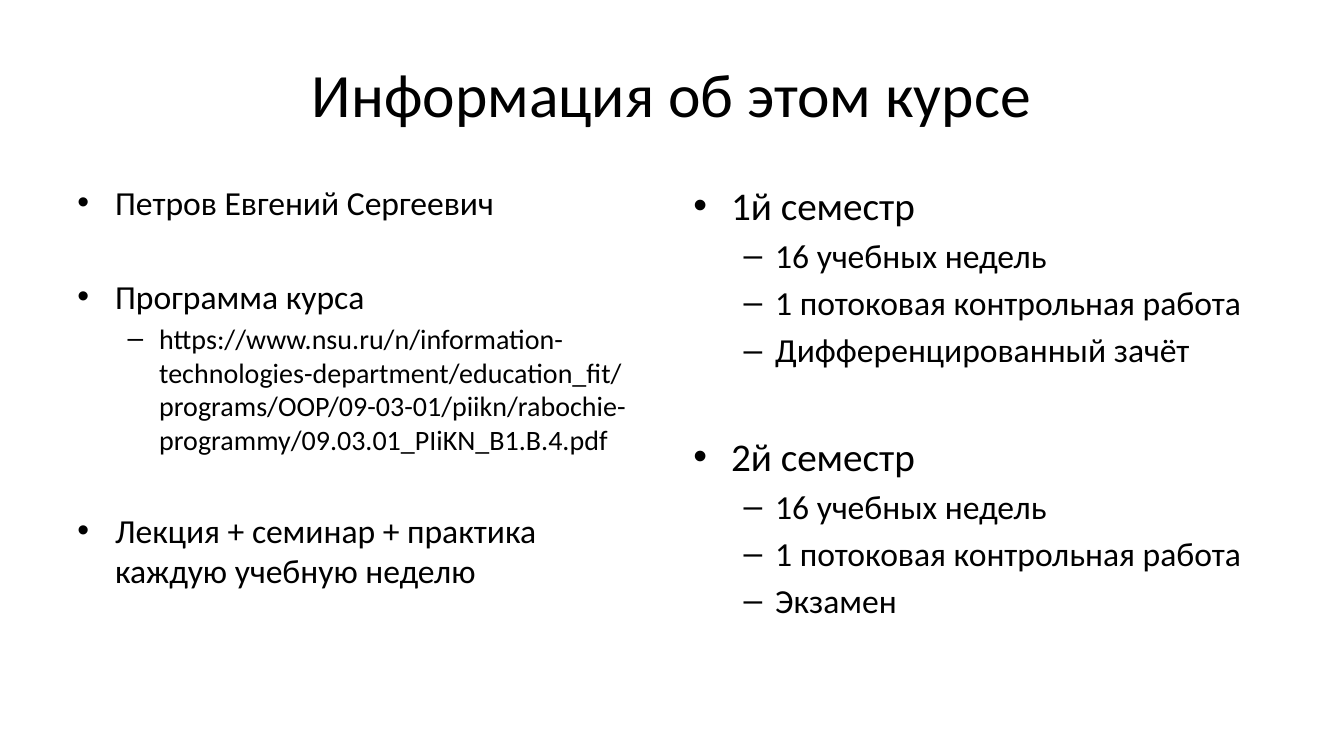
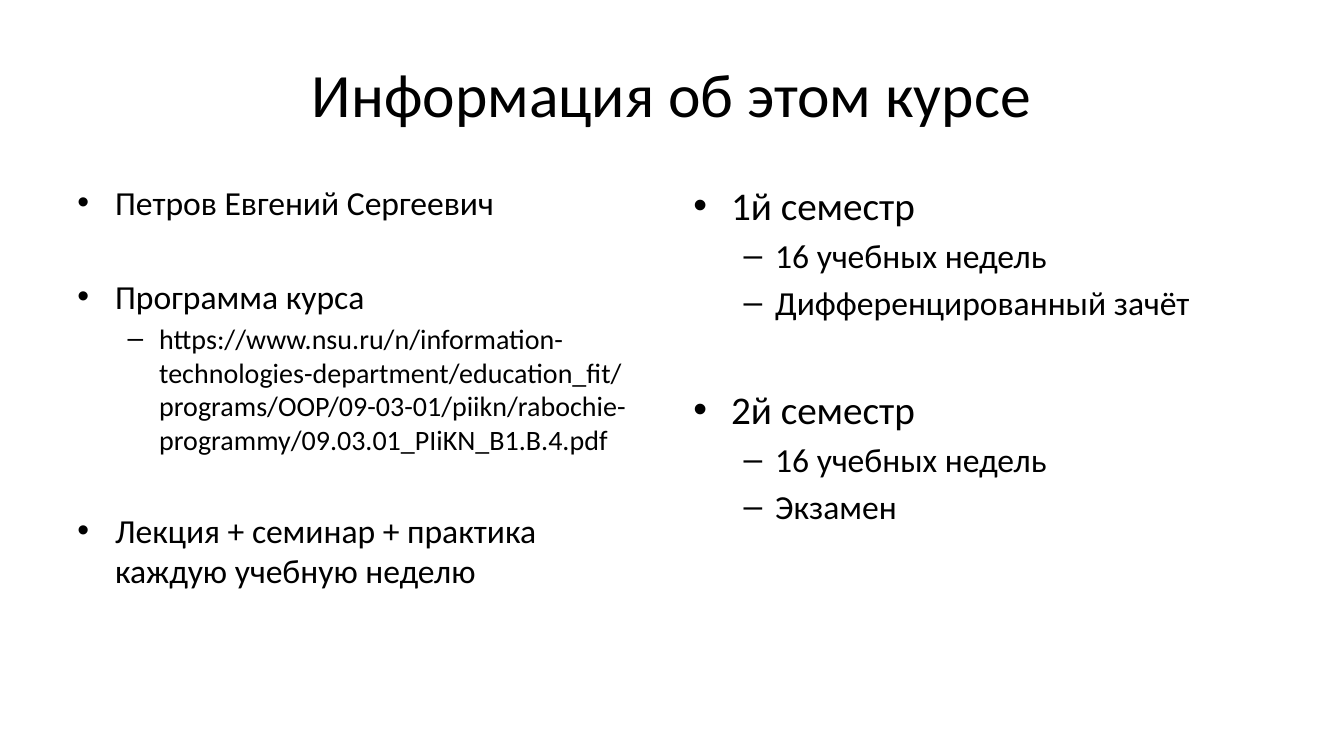
Before and after one commit to Evgueni-Petrov-aka-espetrov/Algorithms-and-Programming-in-C-pptx, a slide deck: slide 8 of 01 Понятие программы.pptx. Drawn at 1344x756 pixels with LibreOffice and Linux fonts; fonts in the diff are those of the drawing. Boxes give left, top, right and bottom in pixels: in the first picture for what was removed or moved away, otherwise in the second. Text is boxed around its words. In the diff, an @@ line names an element or a change of style, - is before the commit and + after.

```diff
--- a/01 Понятие программы.pptx
+++ b/01 Понятие программы.pptx
@@ text at bbox=[775, 292, 1241, 321]: paragraph removed @@
-  – 1 потоковая контрольная работа
@@ text at bbox=[775, 543, 1241, 572]: paragraph removed @@
-  – 1 потоковая контрольная работа
```
Also in this commit, not shown: 32 other slides changed.
